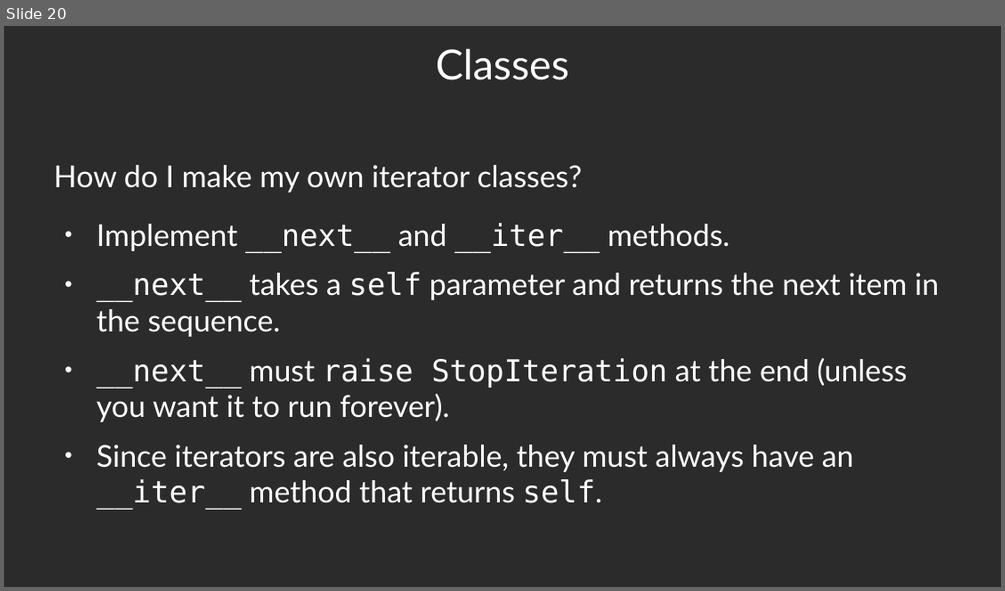
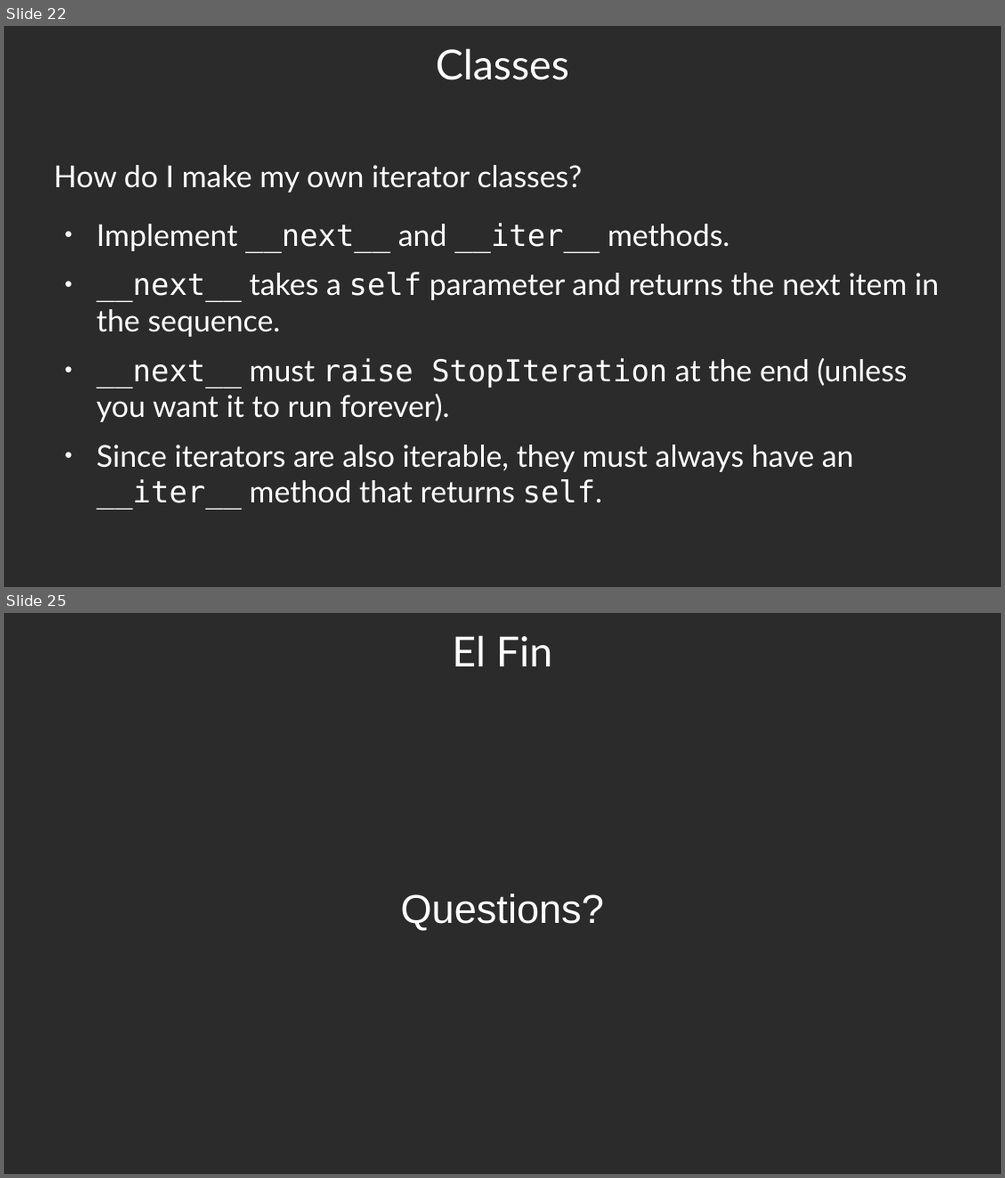
Before and after one commit to luther9/iterator-slides, a slide deck: iterators.odp. Shown one above the other, each under a label of ours: slide 20 before the commit, slides 22 and 25 after it; the slides between them are not shown. The pictures are 1005x591 and 1005x1178 pixels, drawn with LibreOffice and Linux fonts; fonts in the diff are those of the drawing; background and template pictures are left out; a plain dark background stands for a picture behind light text. Boxes give left, top, right and bottom in pixels: in the first picture for what was removed or moved away, otherwise in the second. Text is boxed around its words. In the diff, an @@ line names an element or a change of style, - is before the commit and + after.

```diff
--- a/iterators.odp
+++ b/iterators.odp
@@ slide 25 added at [4,613,1001,1174], background picture (left out) @@
@@ title added at [452,635,552,666], 33 pt, text #FFFFFF @@
+El Fin
@@ subtitle added at [401,893,604,930], 32 pt, text #FFFFFF @@
+Questions?
@@ what was slide 20 is now slide 22 @@
```
Also in this commit, not shown: 2 slides changed, 4 other slides added, 2 other files.
